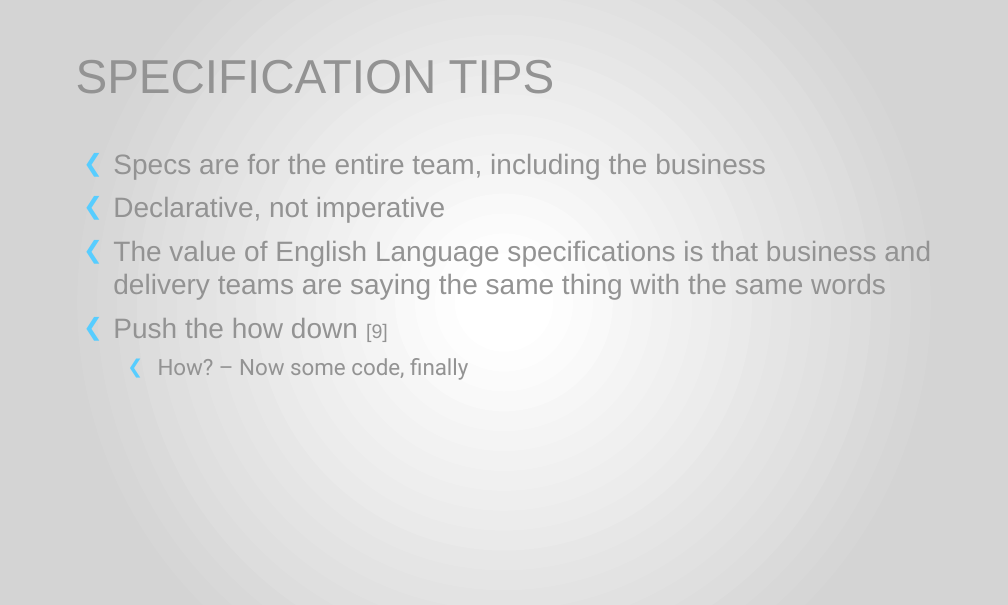
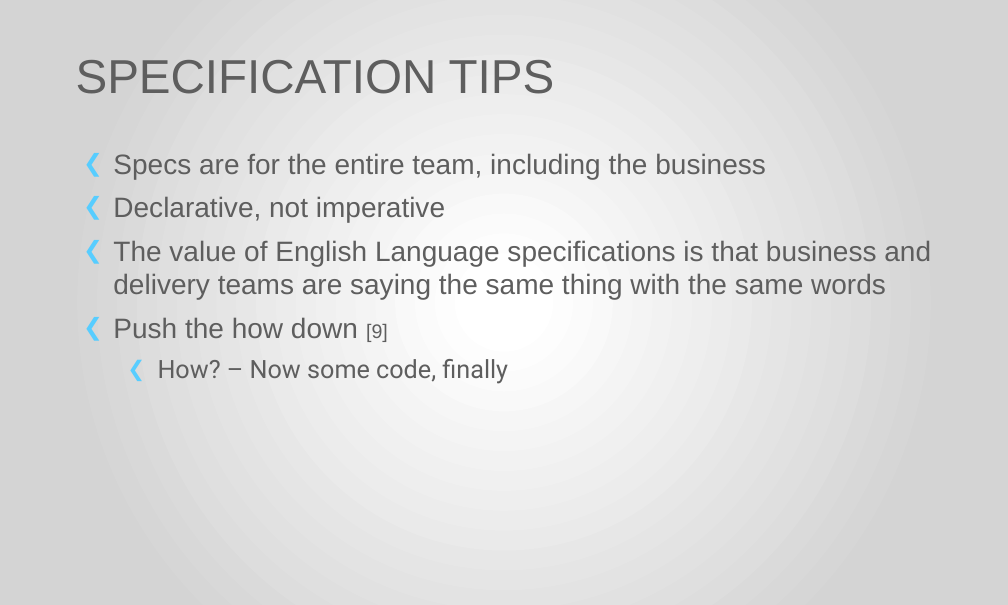
Before and after one commit to thinrichs/ExecutableSpecifications, a slide deck: slide 10 of BCC2015_BDD-ES.pptx. Drawn at 1008x605 pixels with LibreOffice and Linux fonts; fonts in the diff are those of the drawing; background and template pictures are left out. Boxes give left, top, right and bottom in pixels: in the first picture for what was removed or moved away, otherwise in the second. Text is boxed around its words. In the diff, an @@ line names an element or a change of style, - is before the commit and + after.

```diff
--- a/BCC2015_BDD-ES.pptx
+++ b/BCC2015_BDD-ES.pptx
@@ title "SPECIFICATION TIPS" at box(76, 60, 555, 94): text colour #939393 to #5E5E5E @@
@@ text "Specs are for the entire ..." at box(113, 153, 931, 384): text colour #939393 to #5E5E5E; size 16 to 18 pt in "How? – Now some code, finally" @@
```
Also in this commit, not shown: 7 other slides changed, 9 other files.
